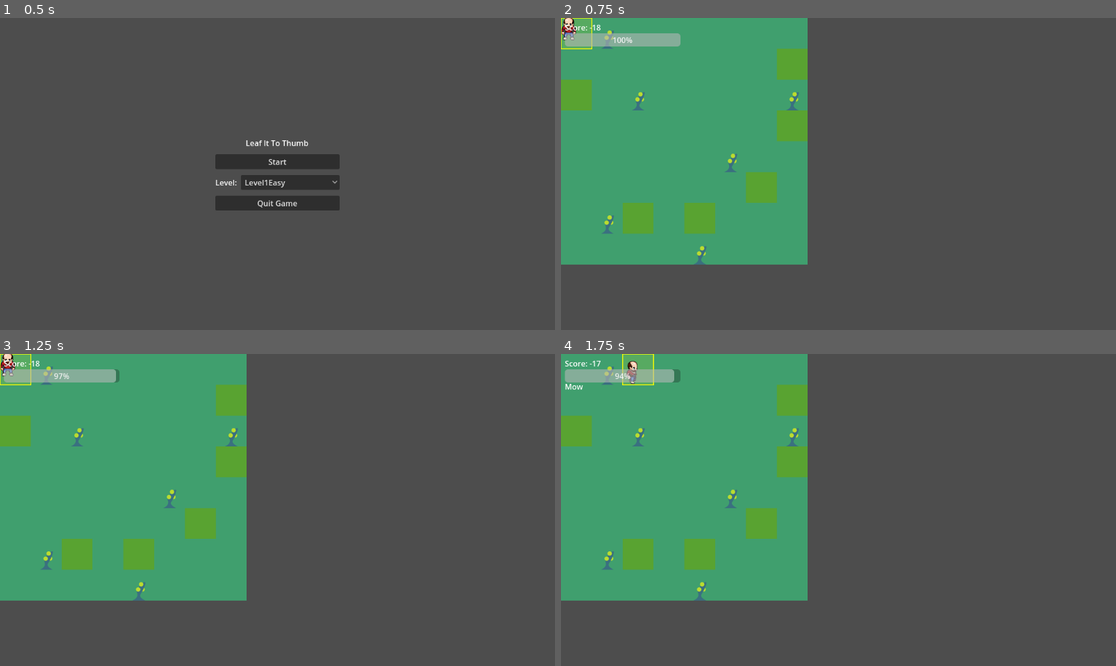
Above: before the commit, frames 1-4 (two rows, left to right).
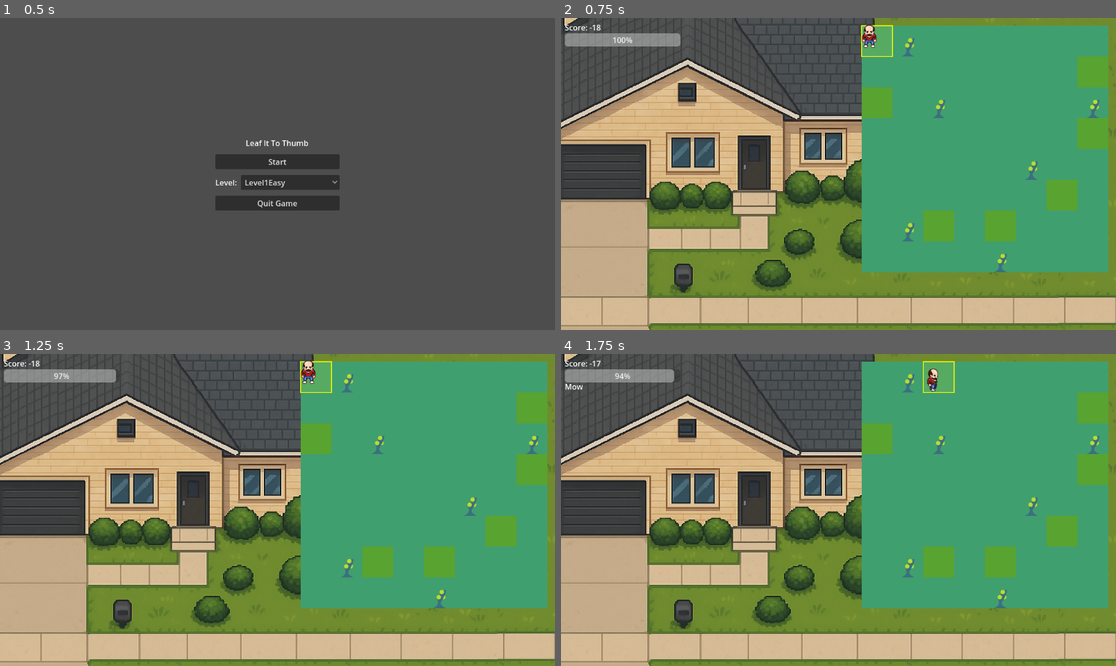
Above: after the commit, the same moments.

Repository: mcelroyian/lawndemonium
Game: Godot game, scene res://scenes/StartScreen.tscn
Same seed, same stepped clock (60 frames per second), same inputs: the game is played once before the commit and once after it.
Inputs:
- Up to frame 1 (0.5 s): no input
- Up to frame 2 (0.75 s): click "Start" at 0.5 s
- Up to frame 3 (1.25 s): no input
- Up to frame 4 (1.75 s): tap Enter at 1.25 s; hold D (move_right) from 1.28 s (still down); hold Space (action) from 1.28 s (still down); tap Tab (toggle_action) at 1.55 s

Frame 1 is identical in both runs. In frame 2, 96% of the frame differs, in the area x 0-100%, y 0-100%; in frame 3, 96%; in frame 4, 96%.

Commit message:
Add background support and refactor playfield layout in Main scene

Diff:
--- a/scenes/Main.tscn
+++ b/scenes/Main.tscn
@@ -4305,23 +4305,29 @@
 [node name="Main" type="Node2D"]
 script = ExtResource("1")
 
-[node name="Board" type="TileMapLayer" parent="."]
+[node name="Playfield" type="Node2D" parent="."]
+
+[node name="Board" type="TileMapLayer" parent="Playfield"]
 tile_set = ExtResource("2_vcsgt")
 script = ExtResource("2")
 weeds_layer_path = NodePath("../Weeds")
 
-[node name="Cursor" type="Node2D" parent="."]
+[node name="Cursor" type="Node2D" parent="Playfield"]
 script = ExtResource("3")
 
-[node name="LPCAnimatedSprite2D" type="AnimatedSprite2D" parent="Cursor"]
+[node name="LPCAnimatedSprite2D" type="AnimatedSprite2D" parent="Playfield/Cursor"]
 z_index = 20
 sprite_frames = SubResource("SpriteFrames_q8u5g")
 animation = &"spellcast_south"
-frame_progress = 0.419136
+frame_progress = 0.538555
 script = ExtResource("5_nxtc6")
 spritesheets_path = "res://assets"
 animation_data = SubResource("Resource_lhr70")
 metadata/_custom_type_script = "uid://dn724gbsh1jky"
+
+[node name="Weeds" type="TileMapLayer" parent="Playfield"]
+z_index = 10
+tile_set = ExtResource("2_vcsgt")
 
 [node name="UI" type="CanvasLayer" parent="."]
 script = ExtResource("4")
@@ -4387,7 +4393,3 @@
 [node name="SFX" type="AudioStreamPlayer" parent="."]
 
 [node name="TurnTimer" type="Timer" parent="."]
-
-[node name="Weeds" type="TileMapLayer" parent="."]
-z_index = 10
-tile_set = ExtResource("2_vcsgt")
--- a/scripts/Main.gd
+++ b/scripts/Main.gd
@@ -1,7 +1,8 @@
 extends Node2D
 
-@onready var board: TileMapLayer = $Board
-@onready var player: Node2D = $Cursor
+@onready var playfield: Node2D = $Playfield
+@onready var board: TileMapLayer = $Playfield/Board
+@onready var player: Node2D = $Playfield/Cursor
 @onready var ui: CanvasLayer = $UI
 @onready var turn_timer: Timer = $TurnTimer
 
@@ -11,6 +12,15 @@
 var game_over: bool = false
 var _paused: bool = false
 
+# Optional background image shown behind the playfield.
+@export var background_texture_path: String = "res://assets/bd-background.png"
+var _bg_layer: CanvasLayer
+
+# Playfield layout
+@export var playfield_auto_layout: bool = true
+@export var playfield_margin_top: int = 16
+@export var playfield_margin_right: int = 16
+
 # Debug overlay state
 var debug_enabled: bool = false
 var _debug_accum: float = 0.0
@@ -19,6 +29,8 @@
 
 func _ready() -> void:
 	_ensure_input_map()
+	# Create a fullscreen background layer behind gameplay/UI if texture exists
+	_ensure_background()
 	# Ensure this node still processes input while tree is paused (Godot 4)
 	process_mode = Node.PROCESS_MODE_ALWAYS
 	# Children should pause normally even if parent is ALWAYS
@@ -46,6 +58,10 @@
 	# Ensure player uses Board's grid/tile sizes
 	if player.has_method("configure"):
 		player.configure(board.GRID_SIZE, board.TILE)
+	# Auto-place playfield in top-right with margins
+	_layout_playfield()
+	if get_viewport():
+		get_viewport().size_changed.connect(_on_viewport_resized)
 	reset_game()
 	set_process(true)
 
@@ -217,6 +233,47 @@
 	if ui and ui.has_method("show_paused"):
 		ui.show_paused(v)
 
+# --- Background helper ---
+func _ensure_background() -> void:
+	if _bg_layer != null:
+		return
+	if background_texture_path == "" or not ResourceLoader.exists(background_texture_path):
+		return
+	var tex: Texture2D = load(background_texture_path)
+	if tex == null:
+		return
+	_bg_layer = CanvasLayer.new()
+	_bg_layer.layer = -100  # draw behind everything else
+	add_child(_bg_layer)
+
+	var tr := TextureRect.new()
+	tr.name = "Background"
+	tr.texture = tex
+	tr.stretch_mode = TextureRect.STRETCH_KEEP_ASPECT_COVERED
+	tr.mouse_filter = Control.MOUSE_FILTER_IGNORE
+	# Fullscreen anchors
+	tr.set_anchors_preset(Control.PRESET_FULL_RECT)
+	tr.grow_horizontal = Control.GROW_DIRECTION_BOTH
+	tr.grow_vertical = Control.GROW_DIRECTION_BOTH
+	_bg_layer.add_child(tr)
+
+# --- Layout helper ---
+func _layout_playfield() -> void:
+	if not playfield_auto_layout or playfield == null or board == null:
+		return
+	var vp := get_viewport()
+	if vp == null:
+		return
+	var size: Vector2i = vp.get_visible_rect().size
+	var width: int = board.GRID_SIZE.x * board.TILE
+	var height: int = board.GRID_SIZE.y * board.TILE
+	var x := size.x - width - playfield_margin_right
+	var y := playfield_margin_top
+	playfield.position = Vector2(x, y)
+
+func _on_viewport_resized() -> void:
+	_layout_playfield()
+
 # --- Input Map helpers ---
 
 func _ensure_input_map() -> void:
--- a/scripts/Player.gd
+++ b/scripts/Player.gd
@@ -10,7 +10,7 @@
 var facing_dir: String = "south"
 var _sprite_rest_offset: Vector2 = Vector2.ZERO
 
-@onready var anim: LPCAnimatedSprite2D = $LPCAnimatedSprite2D
+@onready var anim: AnimatedSprite2D = $LPCAnimatedSprite2D
 
 # Tweened movement config
 var moving: bool = false
@@ -18,156 +18,159 @@
 var _move_tween: Tween
 
 func _ready() -> void:
-    _sync_position()
-    queue_redraw()
-    _update_idle_animation()
-    _update_sprite_offset()
+	_sync_position()
+	queue_redraw()
+	_update_idle_animation()
+	_update_sprite_offset()
 
 func _sync_position() -> void:
-    position = Vector2(cursor.x * tile, cursor.y * tile)
-    if not moving and anim:
-        anim.position = _sprite_rest_offset
+	position = Vector2(cursor.x * tile, cursor.y * tile)
+	if not moving and anim:
+		anim.position = _sprite_rest_offset
 
 func _unhandled_input(event: InputEvent) -> void:
-    if event.is_action_pressed("move_up"):
-        _try_start_step(Vector2i(0, -1))
-    elif event.is_action_pressed("move_down"):
-        _try_start_step(Vector2i(0, 1))
-    elif event.is_action_pressed("move_left"):
-        _try_start_step(Vector2i(-1, 0))
-    elif event.is_action_pressed("move_right"):
-        _try_start_step(Vector2i(1, 0))
-    elif event.is_action_pressed("action"):
-        emit_signal("performed_action", cursor, current_action)
-    elif event.is_action_pressed("toggle_action"):
-        current_action = ("pull" if current_action == "mow" else "mow")
-        # If switching into mow, immediately act on the current tile
-        if current_action == "mow":
-            emit_signal("performed_action", cursor, current_action)
+	if event.is_action_pressed("move_up"):
+		_try_start_step(Vector2i(0, -1))
+	elif event.is_action_pressed("move_down"):
+		_try_start_step(Vector2i(0, 1))
+	elif event.is_action_pressed("move_left"):
+		_try_start_step(Vector2i(-1, 0))
+	elif event.is_action_pressed("move_right"):
+		_try_start_step(Vector2i(1, 0))
+	elif event.is_action_pressed("action"):
+		emit_signal("performed_action", cursor, current_action)
+	elif event.is_action_pressed("toggle_action"):
+		current_action = ("pull" if current_action == "mow" else "mow")
+		# If switching into mow, immediately act on the current tile
+		if current_action == "mow":
+			emit_signal("performed_action", cursor, current_action)
 
 func _try_start_step(delta: Vector2i) -> void:
-    if moving:
-        return
-    var nx: int = clamp(cursor.x + delta.x, 0, grid_size.x - 1)
-    var ny: int = clamp(cursor.y + delta.y, 0, grid_size.y - 1)
-    var target: Vector2i = Vector2i(nx, ny)
-    if target == cursor:
-        # Face the attempted direction but don't move
-        var dir := _vec_to_dir(delta)
-        if dir != "":
-            facing_dir = dir
-            _update_idle_animation()
-        return
+	if moving:
+		return
+	var nx: int = clamp(cursor.x + delta.x, 0, grid_size.x - 1)
+	var ny: int = clamp(cursor.y + delta.y, 0, grid_size.y - 1)
+	var target: Vector2i = Vector2i(nx, ny)
+	if target == cursor:
+		# Face the attempted direction but don't move
+		var dir := _vec_to_dir(delta)
+		if dir != "":
+			facing_dir = dir
+			_update_idle_animation()
+		return
 
-    # Update logical cursor immediately (snap highlight); tween only the sprite child
-    var dir2 := _vec_to_dir(delta)
-    if dir2 != "":
-        facing_dir = dir2
-    cursor = target
-    _sync_position() # snap the selector box to the destination tile right away
-    queue_redraw()
+	# Update logical cursor immediately (snap highlight); tween only the sprite child
+	var dir2 := _vec_to_dir(delta)
+	if dir2 != "":
+		facing_dir = dir2
+	cursor = target
+	_sync_position() # snap the selector box to the destination tile right away
+	queue_redraw()
 
-    moving = true
-    _play_walk_animation()
+	moving = true
+	_play_walk_animation()
 
-    # Prepare tween on the child sprite from previous-cell offset -> zero
-    if _move_tween and _move_tween.is_running():
-        _move_tween.kill()
-    # Start from the previous cell offset so the sprite slides into the snapped cursor
-    if anim:
-        anim.position = _sprite_rest_offset + Vector2(-delta.x * tile, -delta.y * tile)
-    _move_tween = create_tween().set_trans(Tween.TRANS_LINEAR).set_ease(Tween.EASE_IN_OUT)
-    _move_tween.tween_property(anim, "position", _sprite_rest_offset, step_time)
-    _move_tween.finished.connect(_on_step_finished)
+	# Prepare tween on the child sprite from previous-cell offset -> zero
+	if _move_tween and _move_tween.is_running():
+		_move_tween.kill()
+	if anim:
+		# Start from the previous cell offset so the sprite slides into the snapped cursor
+		anim.position = _sprite_rest_offset + Vector2(-delta.x * tile, -delta.y * tile)
+		_move_tween = create_tween().set_trans(Tween.TRANS_LINEAR).set_ease(Tween.EASE_IN_OUT)
+		_move_tween.tween_property(anim, "position", _sprite_rest_offset, step_time)
+		_move_tween.finished.connect(_on_step_finished)
+	else:
+		# If sprite is missing, immediately finish the logical step so input doesn't lock
+		call_deferred("_on_step_finished")
 
 func _draw() -> void:
-    var size := Vector2(tile, tile)
-    var rect := Rect2(Vector2.ZERO, size)
-    draw_rect(rect, Color(1, 1, 0, 0.12), true)
-    draw_rect(rect, Color(1, 1, 0, 0.9), false, 2.0)
+	var size := Vector2(tile, tile)
+	var rect := Rect2(Vector2.ZERO, size)
+	draw_rect(rect, Color(1, 1, 0, 0.12), true)
+	draw_rect(rect, Color(1, 1, 0, 0.9), false, 2.0)
 
 func configure(grid: Vector2i, tile_size: int) -> void:
-    grid_size = grid
-    tile = tile_size
-    _sync_position()
-    queue_redraw()
-    _update_sprite_offset()
+	grid_size = grid
+	tile = tile_size
+	_sync_position()
+	queue_redraw()
+	_update_sprite_offset()
 
 func _process(_delta: float) -> void:
-    if moving:
-        return
-    # If stationary, face held direction; otherwise idle
-    var v := _read_input_vector()
-    if v == Vector2i.ZERO:
-        _update_idle_animation()
-    else:
-        var dir := _vec_to_dir(v)
-        if dir != "":
-            facing_dir = dir
-            _update_idle_animation()
+	if moving:
+		return
+	# If stationary, face held direction; otherwise idle
+	var v := _read_input_vector()
+	if v == Vector2i.ZERO:
+		_update_idle_animation()
+	else:
+		var dir := _vec_to_dir(v)
+		if dir != "":
+			facing_dir = dir
+			_update_idle_animation()
 
 func _play_walk_animation() -> void:
-    if not anim:
-        return
-    var name := "walk_" + facing_dir
-    if anim.animation != name:
-        anim.play(name)
-    # One loop per step
-    anim.speed_scale = 1.0 / max(step_time, 0.01)
+	if not anim:
+		return
+	var name := "walk_" + facing_dir
+	if anim.animation != name:
+		anim.play(name)
+	# One loop per step
+	anim.speed_scale = 1.0 / max(step_time, 0.01)
 
 func _update_idle_animation() -> void:
-    if not anim:
-        return
-    var name := "idle_" + facing_dir
-    if anim.animation != name:
-        anim.play(name)
-    anim.speed_scale = 1.0
+	if not anim:
+		return
+	var name := "idle_" + facing_dir
+	if anim.animation != name:
+		anim.play(name)
+	anim.speed_scale = 1.0
 
 func _vec_to_dir(v: Vector2i) -> String:
-    if abs(v.x) >= abs(v.y):
-        if v.x > 0:
-            return "east"
-        elif v.x < 0:
-            return "west"
-    # prefer vertical when x == 0 or smaller magnitude
-    if v.y > 0:
-        return "south"
-    elif v.y < 0:
-        return "north"
-    return ""
+	if abs(v.x) >= abs(v.y):
+		if v.x > 0:
+			return "east"
+		elif v.x < 0:
+			return "west"
+	# prefer vertical when x == 0 or smaller magnitude
+	if v.y > 0:
+		return "south"
+	elif v.y < 0:
+		return "north"
+	return ""
 
 func _read_input_vector() -> Vector2i:
-    var v := Vector2i.ZERO
-    if Input.is_action_pressed("move_left"):
-        v.x -= 1
-    if Input.is_action_pressed("move_right"):
-        v.x += 1
-    if Input.is_action_pressed("move_up"):
-        v.y -= 1
-    if Input.is_action_pressed("move_down"):
-        v.y += 1
-    return v
+	var v := Vector2i.ZERO
+	if Input.is_action_pressed("move_left"):
+		v.x -= 1
+	if Input.is_action_pressed("move_right"):
+		v.x += 1
+	if Input.is_action_pressed("move_up"):
+		v.y -= 1
+	if Input.is_action_pressed("move_down"):
+		v.y += 1
+	return v
 
 func _on_step_finished() -> void:
-    moving = false
-    if anim:
-        anim.position = _sprite_rest_offset
-    _update_idle_animation()
-    # Auto-act when arriving on a tile in mow mode
-    if current_action == "mow":
-        emit_signal("performed_action", cursor, current_action)
-    # If a direction is still held, chain the next step
-    var v := _read_input_vector()
-    if v != Vector2i.ZERO:
-        _try_start_step(_dominant_axis(v))
+	moving = false
+	if anim:
+		anim.position = _sprite_rest_offset
+	_update_idle_animation()
+	# Auto-act when arriving on a tile in mow mode
+	if current_action == "mow":
+		emit_signal("performed_action", cursor, current_action)
+	# If a direction is still held, chain the next step
+	var v := _read_input_vector()
+	if v != Vector2i.ZERO:
+		_try_start_step(_dominant_axis(v))
 
 func _dominant_axis(v: Vector2i) -> Vector2i:
-    # Collapse to a single axis step based on dominant component
-    if abs(v.x) >= abs(v.y):
-        return Vector2i(signi(v.x), 0)
-    else:
-        return Vector2i(0, signi(v.y))
+	# Collapse to a single axis step based on dominant component
+	if abs(v.x) >= abs(v.y):
+		return Vector2i(signi(v.x), 0)
+	else:
+		return Vector2i(0, signi(v.y))
 
 func _update_sprite_offset() -> void:
-    # Place sprite at the center of the tile while idle/after tween
-    _sprite_rest_offset = Vector2(float(tile) * 0.5, float(tile) * 0.5)
+	# Place sprite at the center of the tile while idle/after tween
+	_sprite_rest_offset = Vector2(float(tile) * 0.5, float(tile) * 0.5)
Not shown, added: assets/bd-background.png.import
